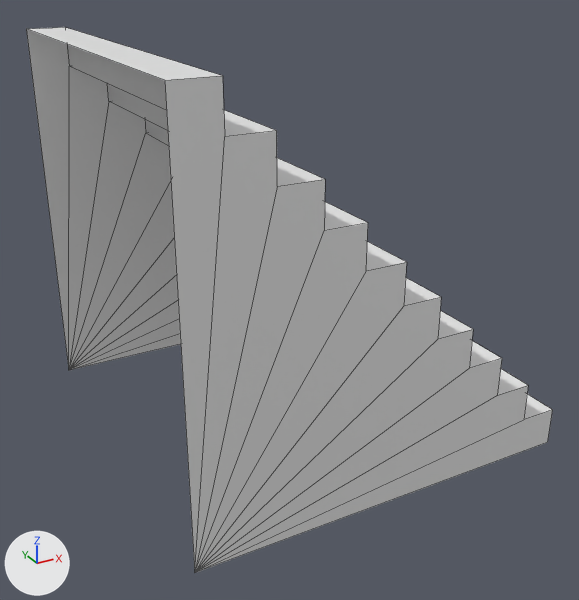
The FBX model Assets/Art/FBX/Environment/Slums/Floor/Enviornment_Floor_Stairs.fbx, before and after one commit.
Before and after are seen from a 50 mm camera at (-14.56, -12.39, 11.92) aimed at (-5.31, 4.43, 3.51). Arrows for +X, +Y and +Z are at lower left; the lights stay in place. Mesh edges are drawn as thin lines.

In view in the first picture: 'StairTall'.
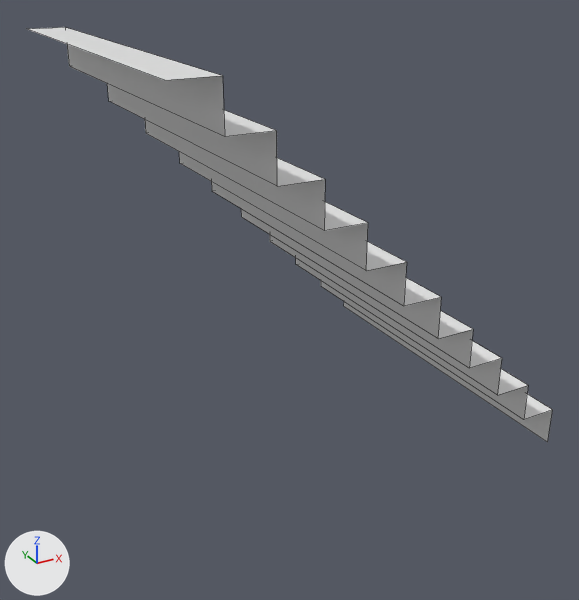
Where the change shows, as pixel boxes (x1, y1, x2, y2) in the pictures (579 x 600 px):
```json
{"object": "StairTall", "change": "reshaped", "before": [26, 27, 553, 573], "after": [28, 27, 553, 442], "on screen": "24% shorter"}
{"part": 1, "of": "me_cube_026", "change": "deleted", "before": [165, 76, 553, 573]}
{"part": 2, "of": "me_cube_026", "change": "deleted", "before": [26, 29, 181, 370]}
```

The change, as JSON lines over the scene's bpy script:
```json
{"block": "me_cube_026", "where": "# used by ob_stairtall; location = (0.0, 0.0, 0.0)"}
{"op": "remove", "block": "me_cube_026", "code": "me_cube_026.from_pydata(...)  # 44 vertices, 40 faces; spans x -10.0..0.0, y 0.0..10.0, z 0.0..10.0"}
{"op": "add", "block": "me_cube_026", "code": "me_cube_026.from_pydata(...)  # 42 vertices, 20 faces; spans x -10.0..0.0, y 0.0..10.0, z 0.0..10.0"}
{"block": "me_cube_026", "change": "me_cube_026 part 1"}
{"block": "me_cube_026", "change": "1 vertex is removed from x -10.0, y 0.0, z 0.0"}
{"block": "me_cube_026", "change": "10 faces are deleted"}
{"block": "me_cube_026", "change": "me_cube_026 part 2"}
{"block": "me_cube_026", "change": "1 vertex is removed from x -10.0, y 10.0, z 0.0"}
{"block": "me_cube_026", "change": "10 faces are deleted"}
```
